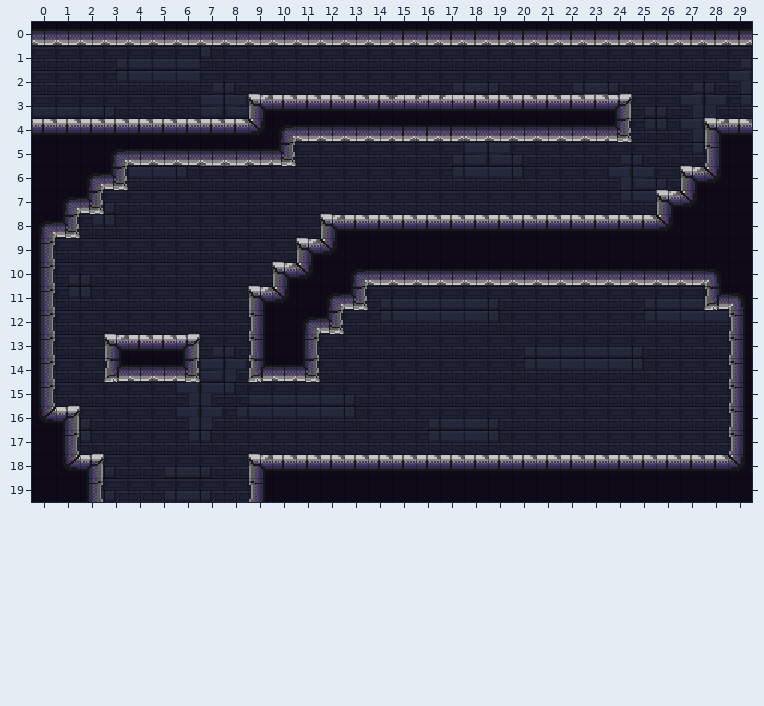
One commit to this Tiled map: Assets/maps/HubRooms/1 - Prison/Warden's Office.tmx. The picture above was drawn from the file before the commit.
Cells are 16x16 px. Shown: x 0..29, y 0..19.
After the commit:
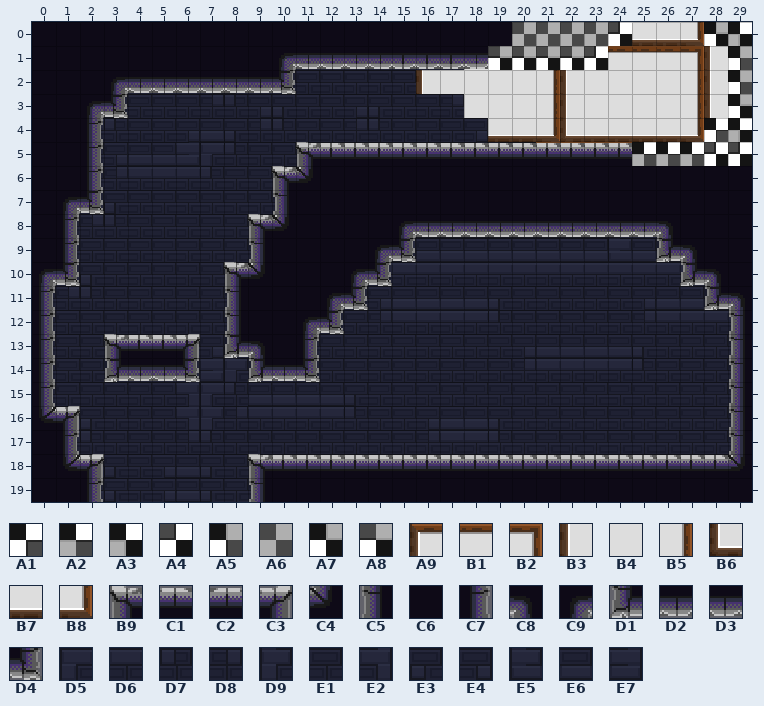
Key: from "Checkboard tileset": A1 0, A2 1, A3 2, A4 3, A5 5, A6 6, A7 10, A8 11; from "Timberframe Wallstileset": A9 0, B1 1, B2 2, B3 5, B4 6, B5 7, B6 10, B7 11, B8 12; from "jail_block": B9 0, C1 1, C2 1 flipped left-right, C3 2, C4 3, C5 8, C6 9, C7 10, C8 11, C9 12, D1 16, D2 17, D3 17 flipped left-right, D4 18; from "jail_wall": D5 0, D6 1, D7 3, D8 4, D9 8, E1 9, E2 10, E3 11, E4 12, E5 16, E6 17, E7 18.
__ is an empty cell, ## one hidden under a higher layer, .. an unchanged one.
Edits made:
--- layer "bkg_close"
@@ x 4..28 @@
- 0 .. .. .. .. .. .. .. .. .. .. .. .. .. .. .. .. .. .. D8 D7 E1 E1 E1 E1 ..
- 1 .. .. .. .. .. .. .. .. .. .. .. .. .. .. E1 E1 E1 E1 E1 E1 E1 E1 E1 E1 E1
- 2 .. .. .. .. .. .. .. .. .. .. .. .. E1 E4 E6 E3 E1 E1 E4 E6 E3 E1 E1 E4 E3
- 3 .. .. .. E7 E5 E6 .. .. .. .. .. .. .. .. D6 D7 E1 E1 E2 __ D9 E4 E3 E2 D9
- 4 E4 E6 E6 D6 D6 D5 .. .. .. .. .. .. .. .. .. E3 E1 E1 D8 D6 D7 D8 D7 E2 ..
- 5 E7 .. D5 __ __ D9 .. .. .. .. .. .. .. .. .. .. .. E1 E1 E1 E4 E3 .. .. ..
- 6 .. .. D7 .. .. .. .. .. .. .. .. .. .. .. .. .. .. .. .. .. .. .. .. .. ..
+ 0 .. .. .. .. .. .. .. .. .. .. .. .. .. .. .. .. .. .. ## ## ## B7 B7 B8 ..
+ 1 .. .. .. .. .. .. .. .. .. .. .. .. .. .. B1 ## ## ## ## ## B1 B1 B1 B2 B3
+ 2 .. .. .. .. .. .. .. .. .. .. .. .. B3 B4 B4 B4 B4 B5 B3 B4 B4 B4 B4 B5 B3
+ 3 .. .. .. D8 D7 E4 .. .. .. .. .. .. .. .. B4 B4 B4 B5 B3 B4 B4 B4 B4 B5 B3
+ 4 E1 E1 E4 E6 E3 D8 .. .. .. .. .. .. .. .. .. B7 B7 B8 B6 B7 B7 B7 B7 B8 ..
+ 5 E6 .. E7 D5 D7 E1 .. .. .. .. .. .. .. .. .. .. .. B2 A9 B1 B1 ## .. .. ..
+ 6 .. .. D6 .. .. .. .. .. .. .. .. .. .. .. .. .. .. .. .. .. .. .. .. .. ..
--- layer "ground"
@@ x 0..29 @@
- 0 D2 D2 D2 D2 D2 D2 D2 D2 D2 D2 D2 D2 D2 D2 D2 D3 D3 D3 D3 D3 D3 D3 D3 D3 D3 D3 D3 D3 D3 D3
- 1 __ __ __ __ __ __ __ __ __ __ __ __ __ __ __ __ __ __ __ __ __ __ __ __ .. .. .. .. .. __
- 2 __ __ __ __ __ __ __ __ __ __ __ .. .. .. .. .. .. .. .. .. .. .. .. .. .. .. .. .. .. __
- 3 __ __ __ __ .. .. .. .. .. B9 C1 C1 C1 C1 C1 C2 C2 C2 C1 C1 C1 C1 C1 C1 C3 .. .. .. .. __
- 4 C1 C1 C1 C1 C1 C1 C1 C1 C1 C4 C9 D2 D2 D2 D2 D3 D3 D3 D2 D2 D2 D2 D2 D2 D4 .. .. .. B9 C1
- 5 .. .. C6 C9 D2 D2 D2 D2 D2 D2 D4 __ __ __ __ __ __ __ __ __ __ __ __ __ __ __ __ __ C5 C6
- 6 .. .. C9 D4 .. .. .. .. .. .. __ __ __ __ __ __ __ __ __ __ __ __ __ __ __ __ __ B9 C4 ..
- 7 .. .. .. .. .. .. .. .. .. .. __ __ __ __ __ __ __ __ __ __ __ __ __ __ __ __ B9 C4 .. ..
- 8 C9 D4 .. .. .. .. .. .. .. __ __ __ B9 C1 C1 C1 C1 C1 C1 C1 C1 C1 C1 C1 C1 C1 C4 .. .. ..
- 9 C7 __ .. .. .. .. .. .. .. __ __ B9 C4 .. C6 C6 C6 C6 C6 C6 C6 C6 C6 C6 C6 C6 C6 C6 .. ..
-10 C7 __ .. .. .. .. .. .. __ __ B9 C4 .. .. D2 D2 D2 D2 D2 D2 D2 D2 D2 D2 D2 D2 D2 D2 .. ..
-11 .. .. .. .. .. .. .. .. __ B9 C4 .. .. .. .. .. .. .. .. .. .. .. .. .. .. .. .. .. .. ..
-12 .. .. .. .. .. .. .. .. __ C5 .. .. .. .. .. .. .. .. .. .. .. .. .. .. .. .. .. .. .. ..
-13 .. .. .. .. .. .. .. .. __ C5 .. .. .. .. .. .. .. .. .. .. .. .. .. .. .. .. .. .. .. ..
+ 0 C6 C6 C6 C6 C6 C6 C6 C6 C6 C6 C6 C6 C6 C6 C6 C6 C6 C6 C6 C6 A6 A6 A6 A6 A4 __ __ __ A7 A3
+ 1 C6 C6 C6 C6 C6 C6 C6 C6 C6 C6 C9 D2 D2 D2 D2 D3 D3 D3 D2 A8 A8 A8 A8 A4 .. .. .. .. .. A5
+ 2 C6 C6 C6 C9 D2 D2 D2 D2 D2 D2 D4 .. .. .. .. .. .. .. .. .. .. .. .. .. .. .. .. .. .. A5
+ 3 C6 C6 C9 D4 .. .. .. .. .. __ __ __ __ __ __ __ __ __ __ __ __ __ __ __ __ .. .. .. .. A7
+ 4 C6 C6 C7 __ __ __ __ __ __ __ __ __ __ __ __ __ __ __ __ __ __ __ __ __ __ .. .. .. A1 A3
+ 5 .. .. C7 __ __ __ __ __ __ __ __ B9 C1 C1 C1 C1 C1 C1 C1 C1 C1 C1 C1 C1 C1 A2 A2 A2 A4 A4
+ 6 .. .. C7 __ .. .. .. .. .. .. B9 C4 C6 C6 C6 C6 C6 C6 C6 C6 C6 C6 C6 C6 C6 C6 C6 C6 C6 ..
+ 7 .. .. .. .. .. .. .. .. .. .. C5 C6 C6 C6 C6 C6 C6 C6 C6 C6 C6 C6 C6 C6 C6 C6 C6 C6 .. ..
+ 8 C6 C7 .. .. .. .. .. .. .. B9 C4 C6 C6 C6 C6 C9 D2 D2 D2 D2 D2 D2 D2 D2 D2 D2 C8 .. .. ..
+ 9 C6 C7 .. .. .. .. .. .. .. C5 C6 C6 C6 .. C9 D4 __ __ __ __ __ __ __ __ __ __ D1 C8 .. ..
+10 C9 D4 .. .. .. .. .. .. B9 C4 C6 C6 .. .. D4 __ __ __ __ __ __ __ __ __ __ __ __ D1 .. ..
+11 .. .. .. .. .. .. .. .. C5 C6 C6 .. .. .. .. .. .. .. .. .. .. .. .. .. .. .. .. .. .. ..
+12 .. .. .. .. .. .. .. .. C5 C6 .. .. .. .. .. .. .. .. .. .. .. .. .. .. .. .. .. .. .. ..
+13 .. .. .. .. .. .. .. .. D1 C8 .. .. .. .. .. .. .. .. .. .. .. .. .. .. .. .. .. .. .. ..
Where, in picture pixels (left, top, right, bottom), the same in both pictures:
changed: (32, 22, 752, 358)
